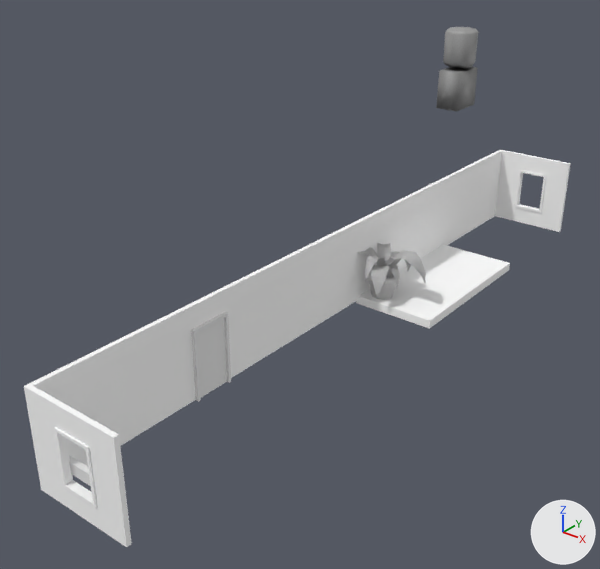
Two versions of the Blender file Assets/etagen/etage.blend, one commit apart.
The view is the same before and after, from a 50 mm camera at (8.99, -13.79, 8.95) aimed at (-0.88, -1.45, 1.3). Lighting does not change. The marker at lower right points along +X, +Y and +Z.
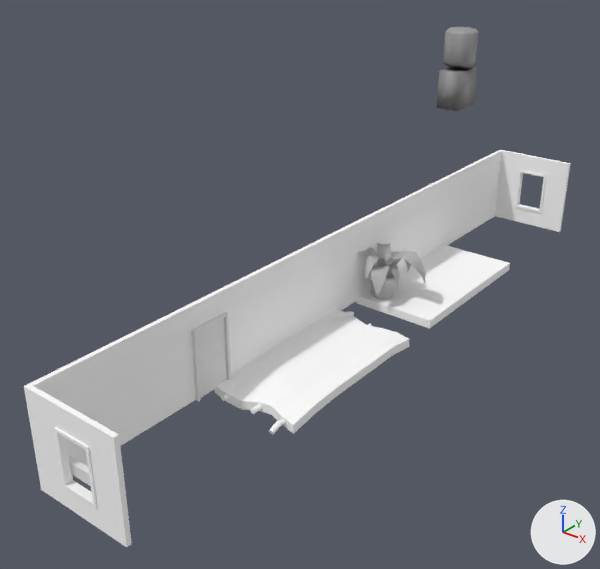
What differs and where, as boxes (x1, y1, x2, y2) in the pictures (600 x 569 px):
'floor2', added: after (215, 310, 410, 435)

Patch to the scene script:
```diff
--- a/Assets/etagen/etage.blend.py
+++ b/Assets/etagen/etage.blend.py
@@ me_cube_005 @@
+me_cube_005.from_pydata(...)  # 338 vertices, 270 faces; spans x -1.0..1.0, y -2.34..2.35, z -0.28..0.1
+me_cube_005.materials.append(mat_material_001)  # its picture is missing
@@ ob_floor2 @@
+ob_floor2 = bpy.data.objects.new('floor2', me_cube_005)
+ob_floor2.location = (0.0, -1.99, 0.0)
```
